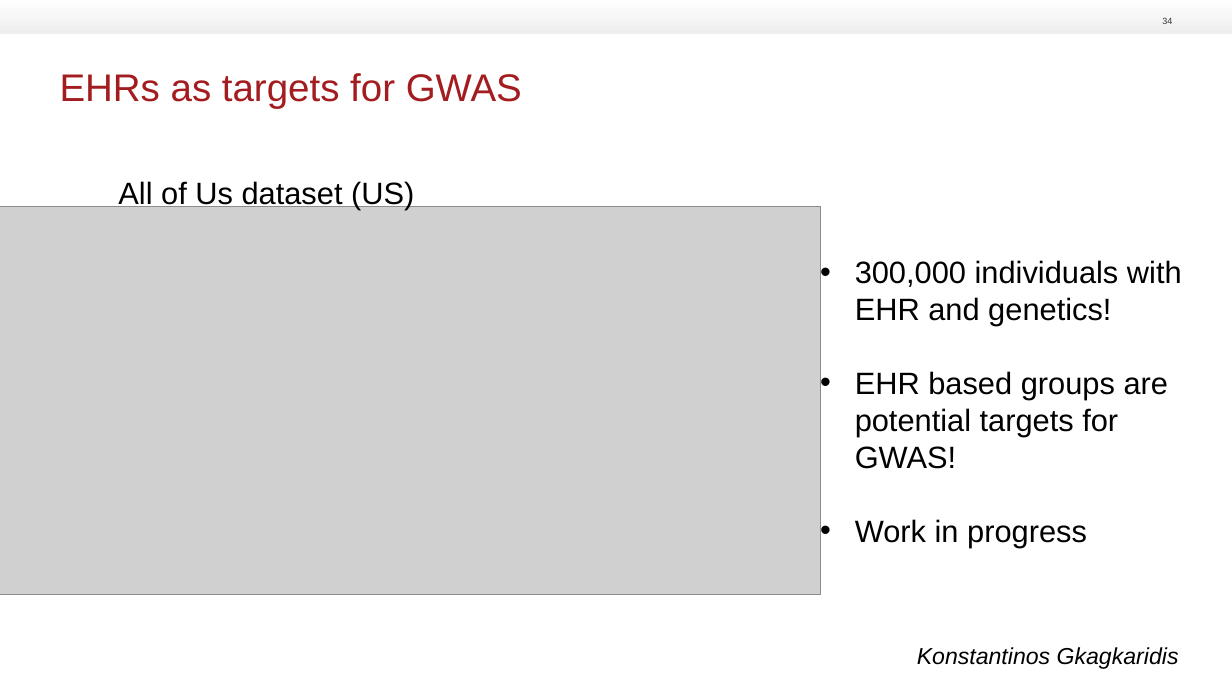
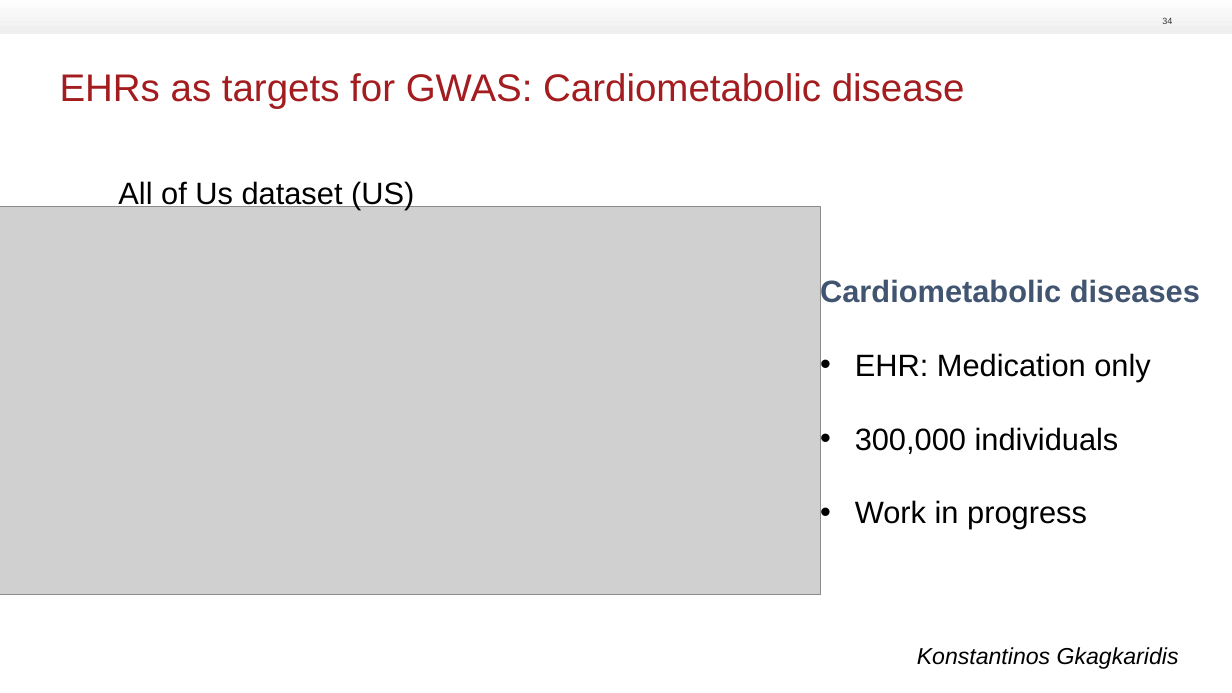
Before and after one commit to RasmussenLab/integrative_post_gwas_methods_course, a slide deck: slide 34 of slides/EHR transformer presentation 20260825.pptx. Drawn at 1232x693 pixels with LibreOffice and Linux fonts; fonts in the diff are those of the drawing; grey boxes stand for pictures; background and template pictures are left out. Boxes give left, top, right and bottom in pixels: in the first picture for what was removed or moved away, otherwise in the second. Text is boxed around its words. In the diff, an @@ line names an element or a change of style, - is before the commit and + after.

```diff
--- a/slides/EHR transformer presentation 20260825.pptx
+++ b/slides/EHR transformer presentation 20260825.pptx
@@ title at (60,73,965,108): text changed @@
-EHRs as targets for GWAS
+EHRs as targets for GWAS: Cardiometabolic disease
@@ text at (820,277,1200,454): text changed @@
-• 300,000 individuals with EHR and genetics!
-• EHR based groups are potential targets for GWAS!
+Cardiometabolic diseases
+• EHR: Medication only
+• 300,000 individuals
```
Also in this commit, not shown: 18 other slides changed, 1 slide added, 1 slide removed.
